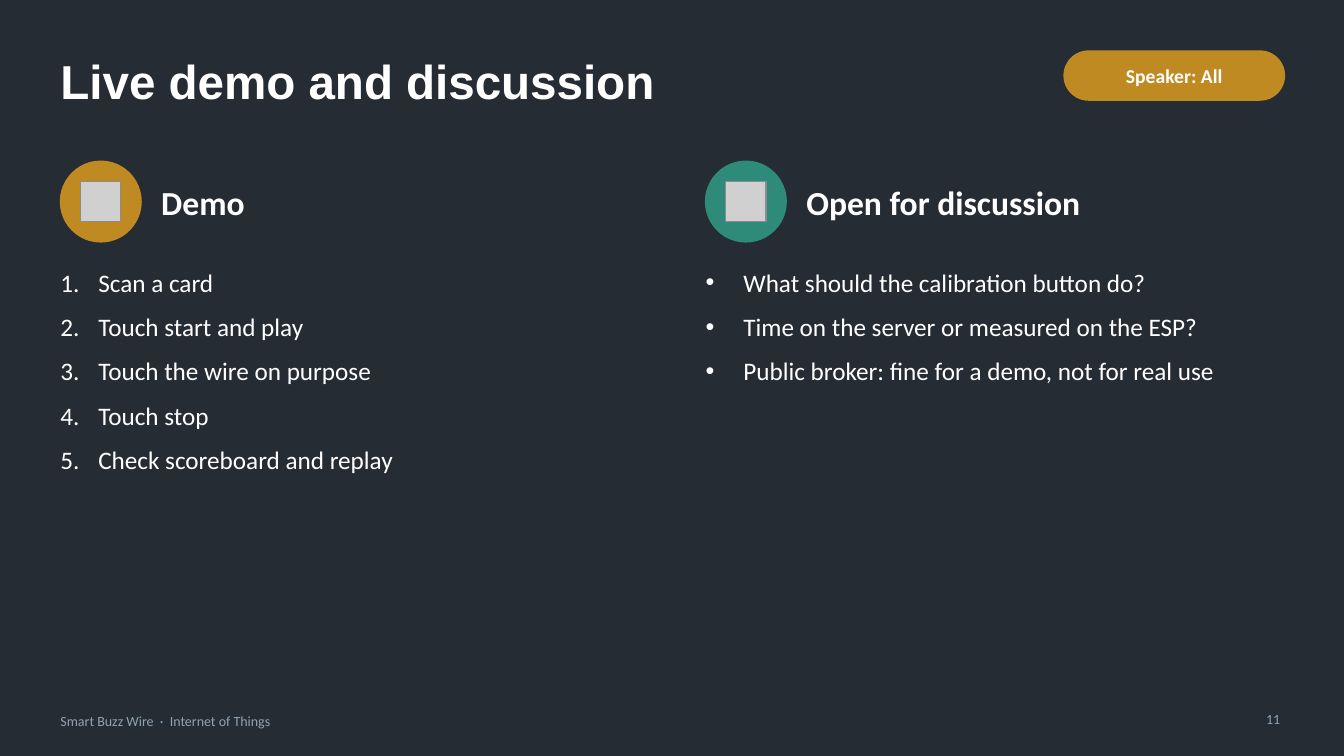
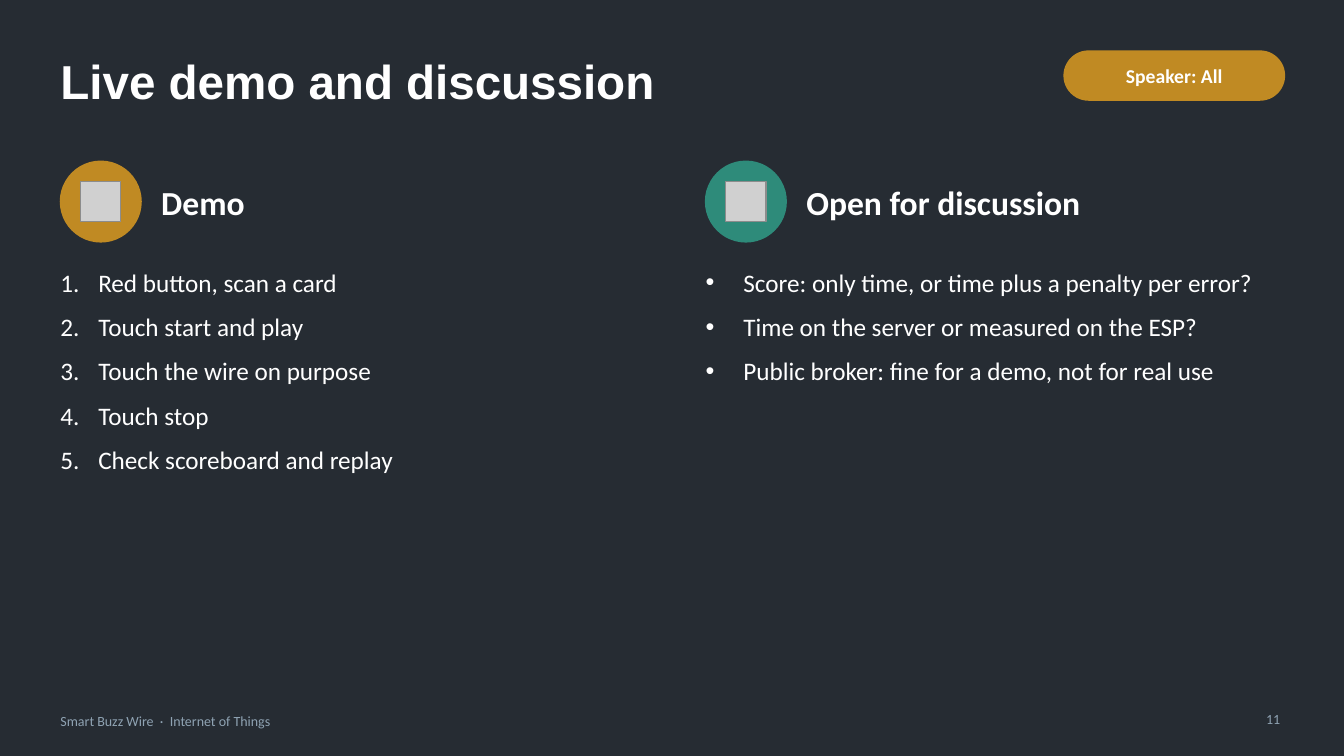
Before and after one commit to NikaV2610/iot-buzz-wire, a slide deck: slide 11 of docs/SmartBuzzWire_Presentation.pptx. Drawn at 1344x756 pixels with LibreOffice and Linux fonts; fonts in the diff are those of the drawing; grey boxes stand for pictures. Boxes give left, top, right and bottom in pixels: in the first picture for what was removed or moved away, otherwise in the second. Text is boxed around its words. In the diff, an @@ line names an element or a change of style, - is before the commit and + after.

```diff
--- a/docs/SmartBuzzWire_Presentation.pptx
+++ b/docs/SmartBuzzWire_Presentation.pptx
@@ text at box(98, 274, 337, 295): text changed @@
-1. Scan a card
+1. Red button, scan a card
@@ text at box(743, 274, 1251, 296): text changed @@
-• What should the calibration button do?
+• Score: only time, or time plus a penalty per error?
```
Also in this commit, not shown: 9 other slides changed, 41 other files.
